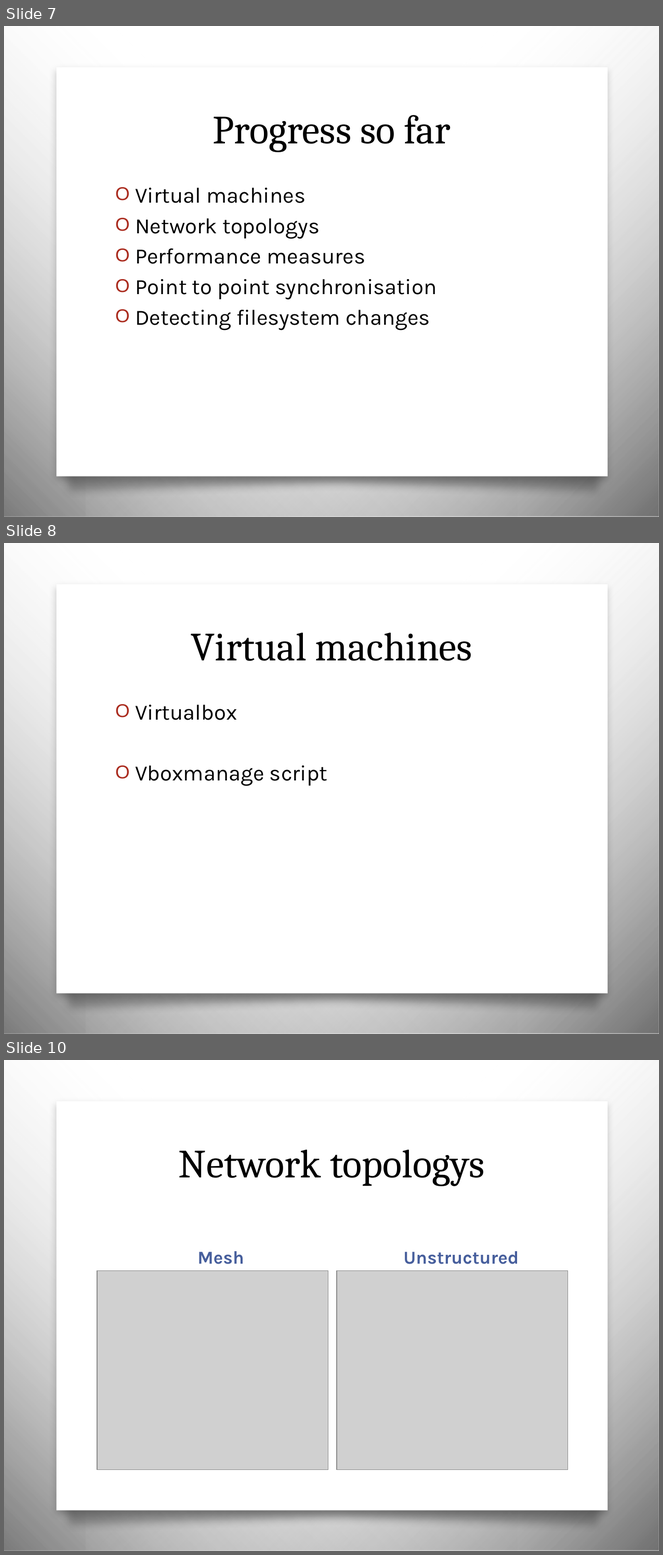
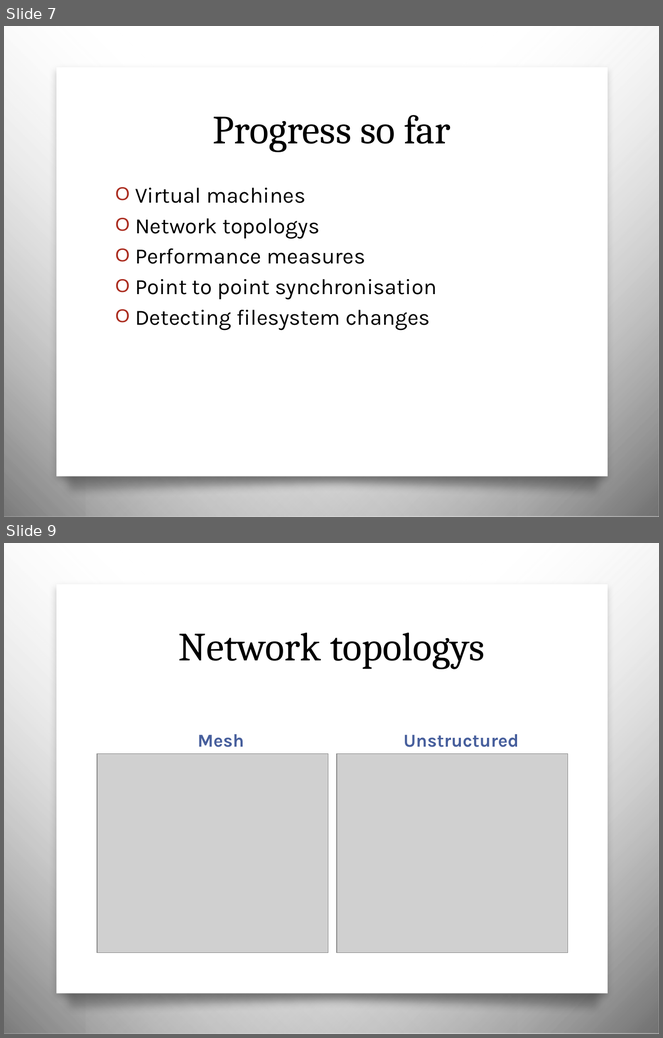
Before and after one commit to ohare/Private-Sync, a slide deck: Presentation/presentation.pptx. Shown one above the other, each under a label of ours: slides 7, 8 and 10 before the commit, slides 7 and 9 after it; the slides between them are not shown. The pictures are 663x1555 and 663x1038 pixels, drawn with LibreOffice and Linux fonts; fonts in the diff are those of the drawing; grey boxes stand for pictures; background and template pictures are left out. Boxes give left, top, right and bottom in pixels: in the first picture for what was removed or moved away, otherwise in the second. Text is boxed around its words. In the diff, an @@ line names an element or a change of style, - is before the commit and + after.

```diff
--- a/Presentation/presentation.pptx
+++ b/Presentation/presentation.pptx
@@ slide 8 removed at [4, 543, 659, 1034], background picture (left out); not listed: 4 template elements that a slide beside it also shows @@
@@ title removed at [191, 632, 473, 661] @@
-Virtual machines
@@ text removed at [135, 705, 328, 786] @@
-O Virtualbox
-O Vboxmanage script
@@ what was slide 10 is now slide 9 @@
```
Also in this commit, not shown: 5 slides changed, 7 slides added, 2 other slides removed, 3 other files.
